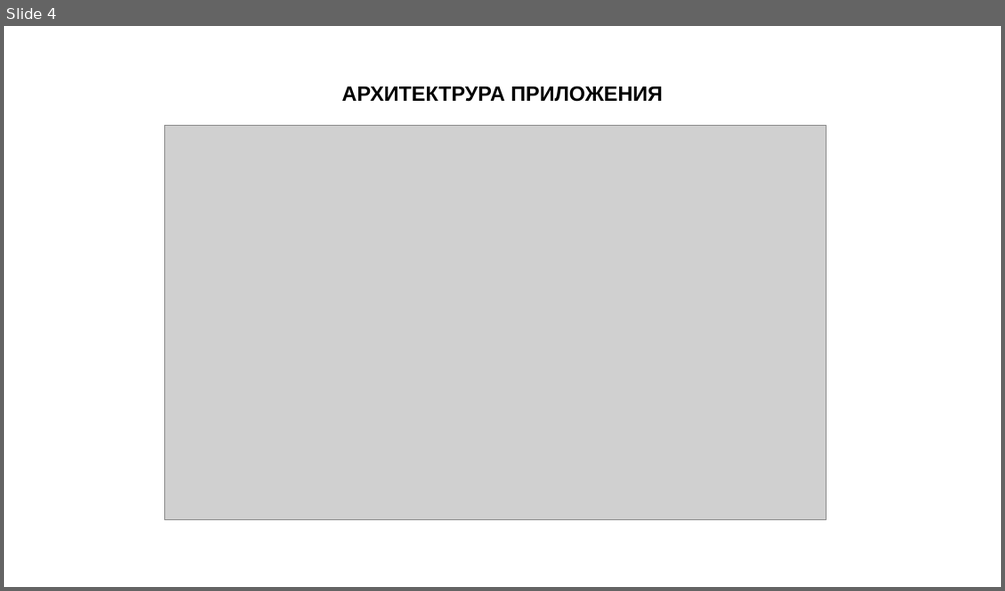
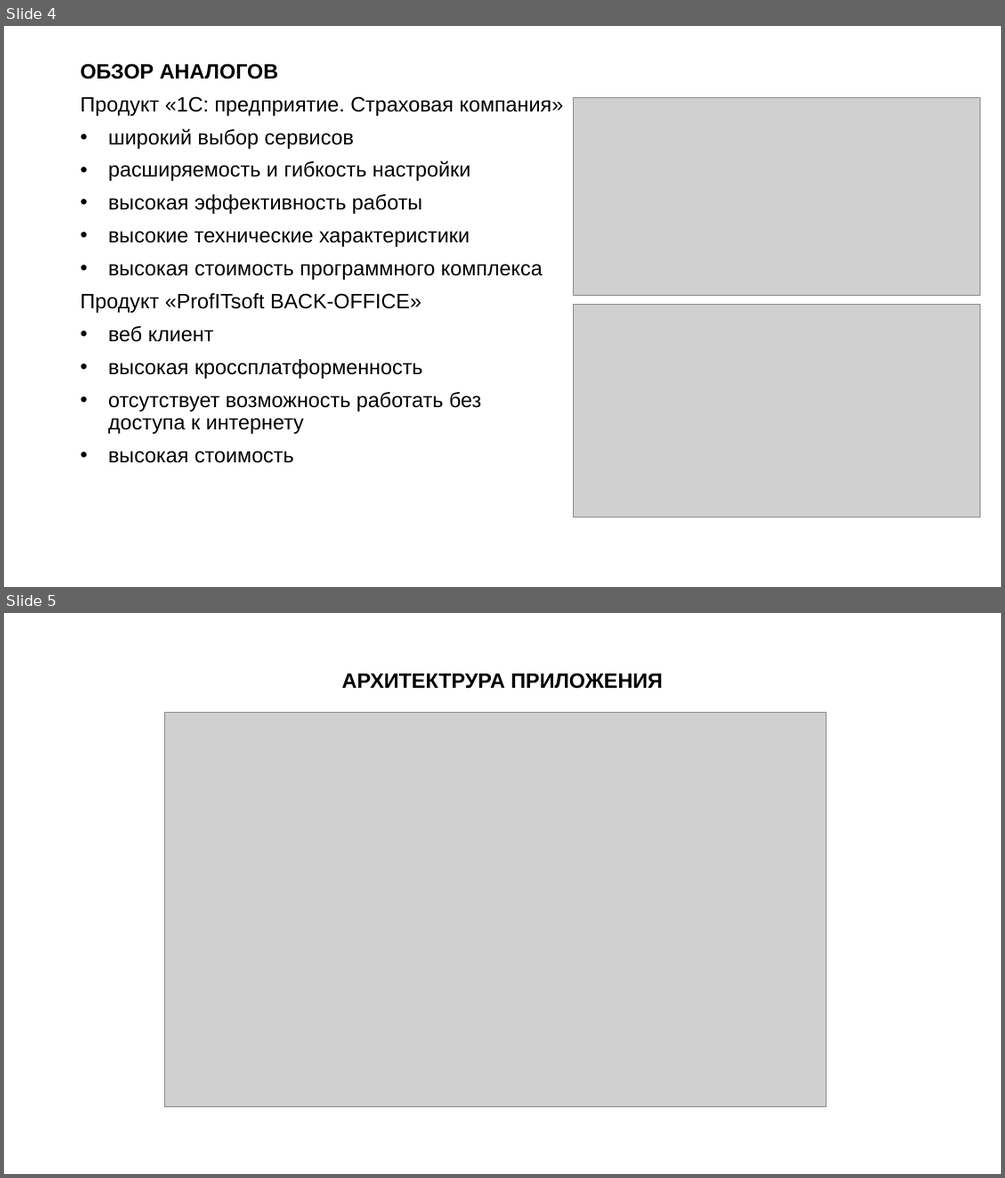
Before and after one commit to Dmitry-Vasilyev/magistr, a slide deck: doc/презентация/Васильев - презентация.pptx. Shown one above the other, each under a label of ours: slide 4 before the commit, slides 4 and 5 after it. The pictures are 1005x591 and 1005x1178 pixels, drawn with LibreOffice and Linux fonts; fonts in the diff are those of the drawing; grey boxes stand for pictures. Boxes give left, top, right and bottom in pixels: in the first picture for what was removed or moved away, otherwise in the second. Text is boxed around its words. In the diff, an @@ line names an element or a change of style, - is before the commit and + after.

```diff
--- a/doc/презентация/Васильев - презентация.pptx
+++ b/doc/презентация/Васильев - презентация.pptx
@@ slide 4 added at bbox=[4, 26, 1001, 587], background #FFFFFF @@
@@ text added at bbox=[81, 63, 564, 463], 20 pt, text #000000 @@
+ОБЗОР АНАЛОГОВ
+Продукт «1С: предприятие. Страховая компания»
+• широкий выбор сервисов
+• расширяемость и гибкость настройки
+• высокая эффективность работы
+• высокие технические характеристики
+• высокая стоимость программного комплекса
+Продукт «ProfITsoft BACK-OFFICE»
+• веб клиент
+• высокая кроссплатформенность
+• отсутствует возможность работать без доступа к интернету
+• высокая стоимость
@@ picture added at bbox=[574, 98, 979, 296] @@
@@ picture added at bbox=[574, 305, 979, 517] @@
@@ what was slide 4 is now slide 5 @@
```
Also in this commit, not shown: 4 slides changed, 5 other slides added, 2 slides removed, 8 other files.
